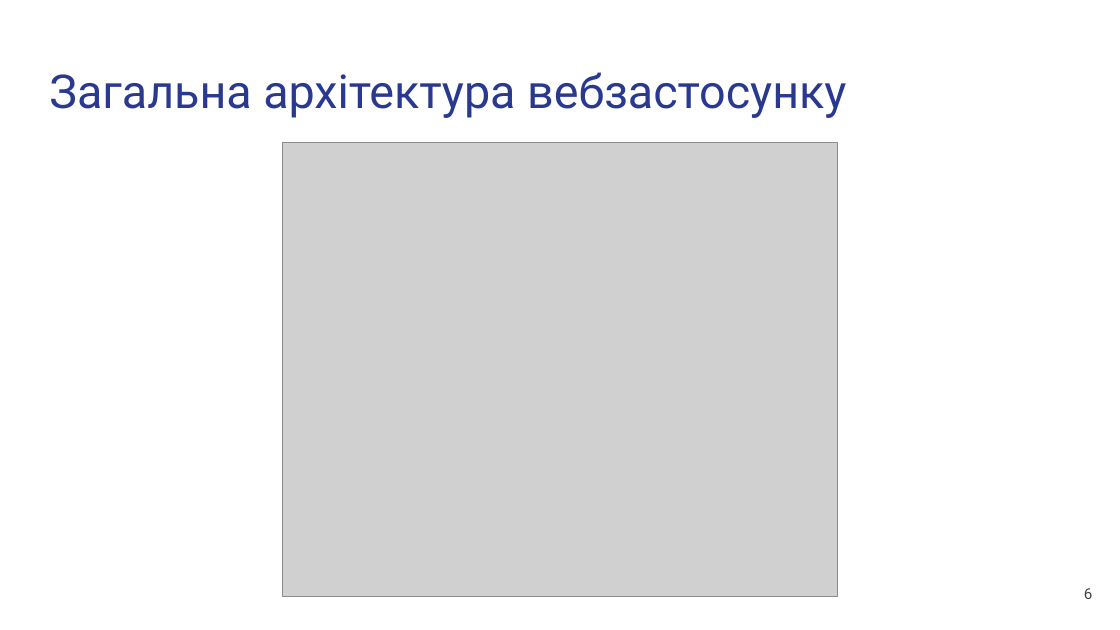
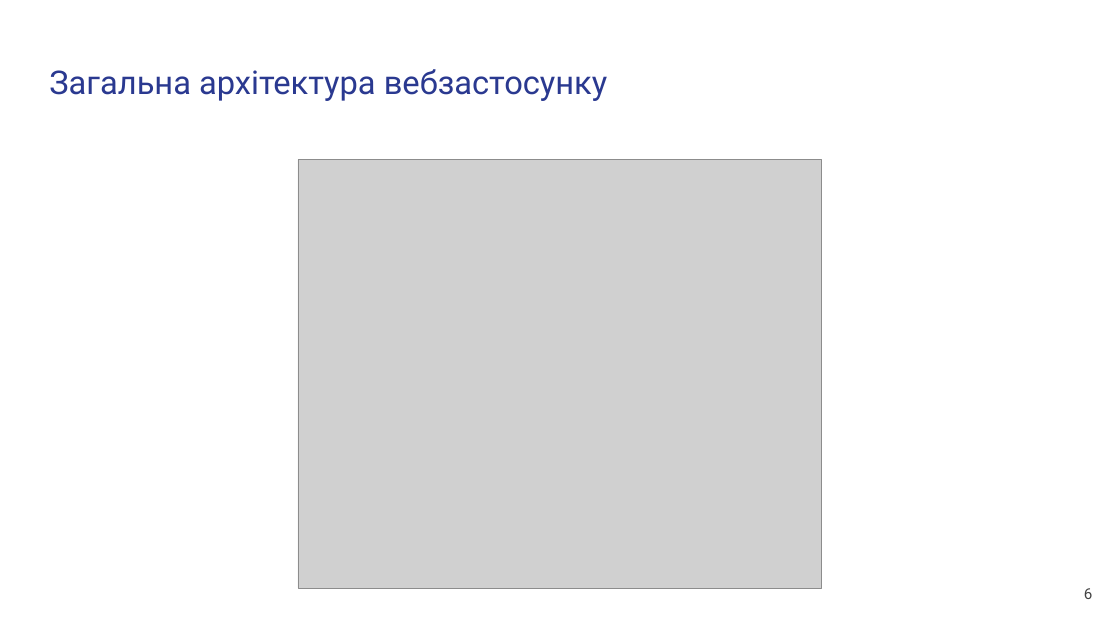
Before and after one commit to Ilyaberbx/diplomna_robota, a slide deck: slide 6 of thesis/presentation.pptx. Drawn at 1120x630 pixels with LibreOffice and Linux fonts; fonts in the diff are those of the drawing; grey boxes stand for pictures. Boxes give left, top, right and bottom in pixels: in the first picture for what was removed or moved away, otherwise in the second. Text is boxed around its words. In the diff, an @@ line names an element or a change of style, - is before the commit and + after.

```diff
--- a/thesis/presentation.pptx
+++ b/thesis/presentation.pptx
@@ title "Загальна архітектура вебзастосунку" at (x1=49, y1=69, x2=607, y2=101): size 40 to 28 pt @@
@@ picture resized from (x1=282, y1=143, x2=837, y2=597) to (x1=298, y1=160, x2=823, y2=588) @@
```
Also in this commit, not shown: 7 other slides changed, 2 other files.
